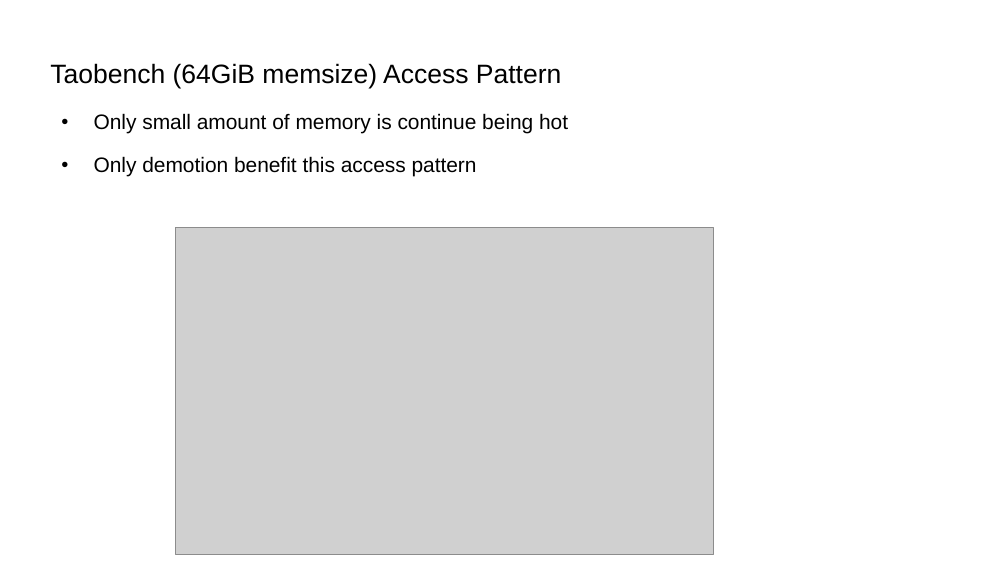
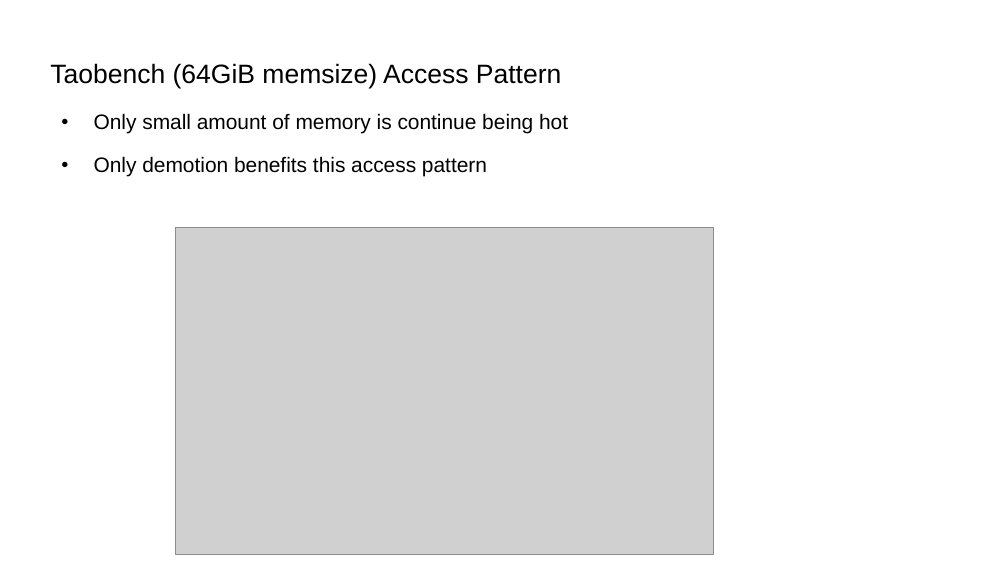
Before and after one commit to damonitor/talks, a slide deck: slide 28 of 2025/lsfmmbpf/damon_updates_plans_lsfmmbpf_2025.odp (slide 29 before the commit). Drawn at 1008x567 pixels with LibreOffice and Linux fonts; fonts in the diff are those of the drawing; grey boxes stand for pictures. Boxes give left, top, right and bottom in pixels: in the first picture for what was removed or moved away, otherwise in the second. Text is boxed around its words. In the diff, an @@ line names an element or a change of style, - is before the commit and + after.

```diff
--- a/2025/lsfmmbpf/damon_updates_plans_lsfmmbpf_2025.odp
+++ b/2025/lsfmmbpf/damon_updates_plans_lsfmmbpf_2025.odp
@@ text at (94, 156, 487, 176): text changed @@
-● Only demotion benefit this access pattern
+● Only demotion benefits this access pattern
```
Also in this commit, not shown: 12 other slides changed, 1 slide added, 1 slide removed, 3 other files.
